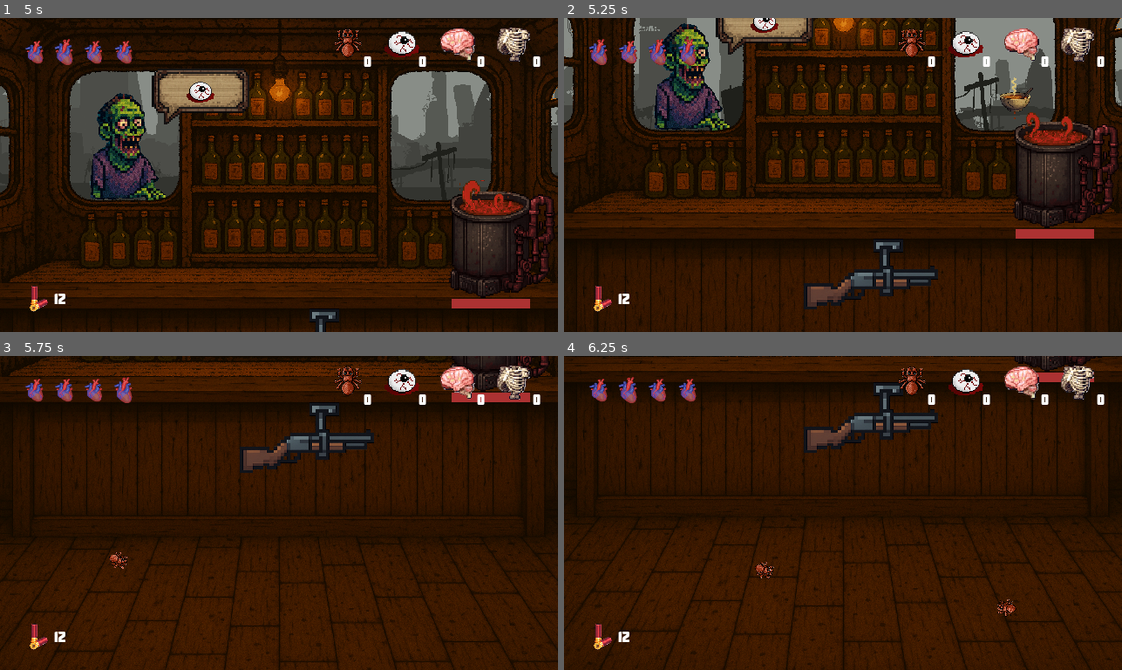
Above: before the commit, frames 1-4 (two rows, left to right).
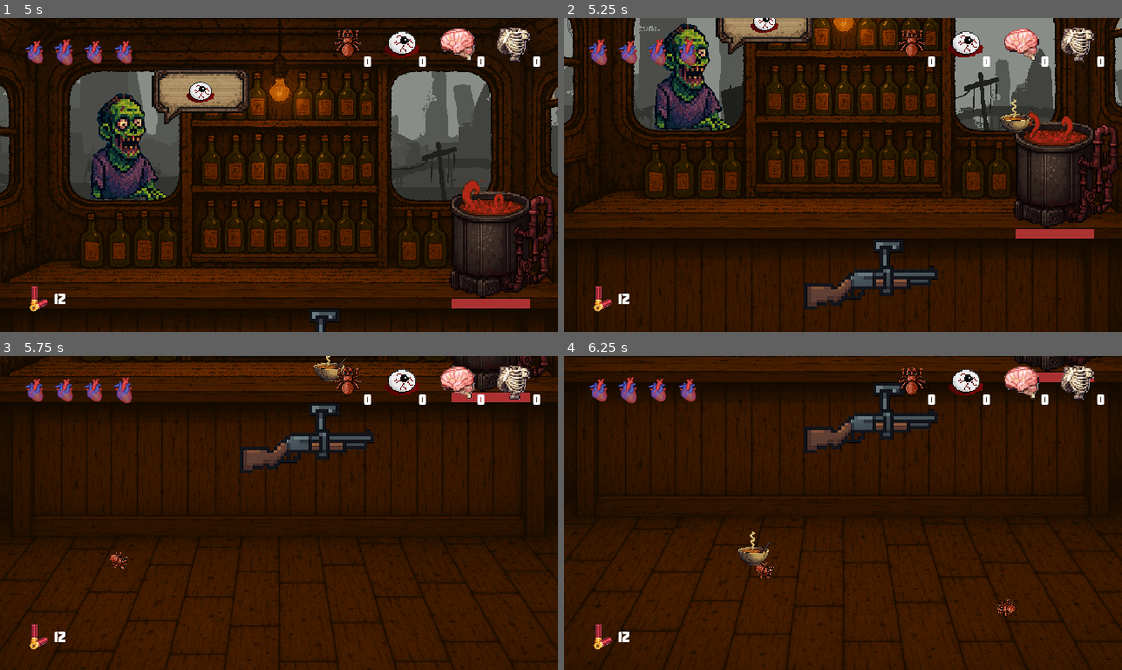
Above: after the commit, the same moments.

Repository: Iaotle/zombie-soup
Game: Godot game, scene res://Scenes/main.tscn
The game is run twice, just before and just after one commit, with the same random seed, the same clock (stepped at 60 frames per second) and the same inputs. Sound files missing from this copy of the repository are replaced by a short silence.
Inputs (mouse positions are in pixels of both pictures, inside the frame that each line leads up to):
- Up to frame 1 (5 s): move the mouse to (401, 159) at 0.52 s; press the mouse at (401, 159) at 0.53 s; release the mouse at (401, 159) at 1.25 s; drag from (167, 190) to (429, 143) at 1.27 s; move the mouse to (334, 105) at 2.02 s; hold Mouse wheel up (scroll_up) 2.03-2.75 s; click (334, 105) at 2.3 s; drag from (251, 237) to (111, 127) at 2.77 s; move the mouse to (446, 222) at 3.52 s; press the mouse at (446, 222) at 3.53 s; release the mouse at (446, 222) at 4.25 s; drag from (111, 127) to (429, 143) at 4.27 s
- Up to frame 2 (5.25 s): move the mouse to (870, 175) at 5.02 s; hold Mouse wheel down (scroll_down) from 5.03 s (still down)
- Up to frame 3 (5.75 s): keep holding Mouse wheel down (scroll_down); click (306, 513) at 5.3 s
- Up to frame 4 (6.25 s): release Mouse wheel down (scroll_down) at 5.75 s; drag from (759, 434) to (731, 528) at 5.77 s

Frame 1 is identical in both runs. In frame 2, 0.5% of the frame differs, in the area x 78-85%, y 18-37%; in frame 3, 0.3%; in frame 4, 0.3%.

Commit message:
rigid body collision

Diff:
--- a/Scenes/bowl.tscn
+++ b/Scenes/bowl.tscn
@@ -1,10 +1,21 @@
-[gd_scene load_steps=3 format=3 uid="uid://c72n2kdgov1d1"]
+[gd_scene load_steps=4 format=3 uid="uid://c72n2kdgov1d1"]
 
+[ext_resource type="Script" uid="uid://c5dsg0yxj8ofe" path="res://src/bowl.gd" id="1_78wkd"]
 [ext_resource type="Texture2D" uid="uid://cw0h64v2sotr0" path="res://Sprites/bowl.png" id="1_mdowk"]
-[ext_resource type="Script" uid="uid://yrntkav6b3j5" path="res://Scenes/bowl.gd" id="2_78wkd"]
 
-[node name="Bowl" type="Sprite2D"]
+[sub_resource type="CapsuleShape2D" id="CapsuleShape2D_78wkd"]
+radius = 11.0
+height = 30.0
+
+[node name="RigidBody2D" type="RigidBody2D" groups=["pickable"]]
+script = ExtResource("1_78wkd")
+
+[node name="Bowl" type="Sprite2D" parent="."]
 scale = Vector2(0.05, 0.05)
 texture = ExtResource("1_mdowk")
 centered = false
-script = ExtResource("2_78wkd")
+
+[node name="CollisionShape2D" type="CollisionShape2D" parent="."]
+position = Vector2(25, 31)
+rotation = 1.5708
+shape = SubResource("CapsuleShape2D_78wkd")
--- a/Scenes/main.gd
+++ b/Scenes/main.gd
@@ -34,6 +34,9 @@
 # Tracks active enemies by window (1 or 2)
 var active_enemies := {}
 
+#drag and drop mechanic
+var held_object = null
+
 func _ready():
 	randomize()
 	# Spawn one enemy in window 1 immediately.
@@ -44,6 +47,18 @@
 	add_child(spawn_timer)
 	spawn_timer.connect("timeout", Callable(self, "_on_delayed_spawn"))
 	spawn_timer.start(5)
+
+
+func _on_pickable_clicked(object):
+	if !held_object:
+		object.pickup()
+		held_object = object
+
+func _unhandled_input(event):
+	if event is InputEventMouseButton and event.button_index == MOUSE_BUTTON_LEFT:
+		if held_object and !event.pressed:
+			held_object.drop(Input.get_last_mouse_velocity())
+			held_object = null
 
 func _on_delayed_spawn():
 	spawn_enemy(2)
@@ -218,3 +233,8 @@
 	var center = get_viewport_rect().size / 2
 	label.position = center - (label.get_size() / 2)
 	add_child(label)
+
+func _on_pot_food_spawned() -> void:
+	for node in get_tree().get_nodes_in_group("pickable"):
+		node.clicked.connect(_on_pickable_clicked)
+		print(node)
--- a/Scenes/main.tscn
+++ b/Scenes/main.tscn
@@ -9,9 +9,15 @@
 [ext_resource type="PackedScene" uid="uid://dve1iy000ntm2" path="res://Scenes/underthecounter.tscn" id="5_kry3j"]
 [ext_resource type="Texture2D" uid="uid://ct1q0vl12ur8f" path="res://Concepts/ChatGPT Image Jun 7, 2025, 05_45_49 PM.png" id="10_6iyac"]
 [ext_resource type="Script" uid="uid://dwmwee0tiggq6" path="res://Scenes/shotgun.gd" id="11_6iyac"]
-[ext_resource type="PackedScene" path="res://Scenes/pot.tscn" id="11_d1ilt"]
+[ext_resource type="PackedScene" uid="uid://cssjkv5rjo6u0" path="res://Scenes/pot.tscn" id="11_d1ilt"]
 [ext_resource type="AudioStream" uid="uid://rwl70l01ib1s" path="res://lasttrain.wav" id="12_6iyac"]
 [ext_resource type="PackedScene" uid="uid://csgmkf5skwp7t" path="res://Scenes/player.tscn" id="13_fdnlq"]
+
+[sub_resource type="RectangleShape2D" id="RectangleShape2D_6iyac"]
+size = Vector2(639, 83.5)
+
+[sub_resource type="RectangleShape2D" id="RectangleShape2D_fdnlq"]
+size = Vector2(316, 115)
 
 [node name="Main" type="Node2D"]
 script = ExtResource("1_d1ilt")
@@ -66,4 +72,34 @@
 volume_db = -2.0
 autoplay = true
 
+[node name="collision" type="Node2D" parent="."]
+
+[node name="counter" type="StaticBody2D" parent="collision"]
+
+[node name="CollisionShape2D" type="CollisionShape2D" parent="collision/counter"]
+position = Vector2(319, 350.5)
+shape = SubResource("RectangleShape2D_6iyac")
+
+[node name="ceilling" type="StaticBody2D" parent="collision"]
+
+[node name="CollisionShape2D" type="CollisionShape2D" parent="collision/ceilling"]
+position = Vector2(321.5, -26.75)
+shape = SubResource("RectangleShape2D_6iyac")
+
+[node name="wall_left" type="StaticBody2D" parent="collision"]
+
+[node name="CollisionShape2D" type="CollisionShape2D" parent="collision/wall_left"]
+position = Vector2(-56, 159)
+rotation = 1.5708
+shape = SubResource("RectangleShape2D_fdnlq")
+
+[node name="wall_right" type="StaticBody2D" parent="collision"]
+
+[node name="CollisionShape2D" type="CollisionShape2D" parent="collision/wall_right"]
+position = Vector2(695, 159)
+rotation = 1.5708
+shape = SubResource("RectangleShape2D_fdnlq")
+
+[connection signal="food_spawned" from="Pot" to="." method="_on_pot_food_spawned"]
+
 [editable path="Player"]
--- a/project.godot
+++ b/project.godot
@@ -46,6 +46,11 @@
 "events": [Object(InputEventKey,"resource_local_to_scene":false,"resource_name":"","device":-1,"window_id":0,"alt_press …(191 unchanged characters)…
 ]
 }
+left_click={
+"deadzone": 0.2,
+"events": [Object(InputEventMouseButton,"resource_local_to_scene":false,"resource_name":"","device":-1,"window_id":0,"alt_pressed":false,"shift_pressed":false,"ctrl_pressed":false,"meta_pressed":false,"button_mask":1,"position":Vector2(109, 12),"global_position":Vector2(118, 60),"factor":1.0,"button_index":1,"canceled":false,"pressed":true,"double_click":false,"script":null)
+]
+}
 
 [rendering]
 
--- /dev/null
+++ b/src/bowl.gd
@@ -0,0 +1,28 @@
+extends RigidBody2D
+
+var content : String
+
+signal clicked
+
+var held = false
+
+func _input(event: InputEvent) -> void:
+	if event.is_action_pressed("left_click"):
+		print("[bowl] clicked")
+		clicked.emit(self)
+
+func _physics_process(delta):
+	if held:
+		global_transform.origin = get_global_mouse_position()
+
+func pickup():
+	if held:
+		return
+	freeze = true
+	held = true
+
+func drop(impulse=Vector2.ZERO):
+	if held:
+		freeze = false
+	apply_central_impulse(impulse)
+	held = false
--- a/src/pot.gd
+++ b/src/pot.gd
@@ -13,6 +13,7 @@
 var has_ant 	= false;
 
 signal content_added
+signal food_spawned
 
 func _ready() -> void:
 	brain_broth.init_receipe("BrainBonesBroth", 5, ["Brain", "Bone"]);
@@ -44,8 +45,8 @@
 func spawn_bowl(content : String):
 	var food = bowl.instantiate()
 	food.content = content
-	print("[POT]", content)
 	add_child(food)
+	emit_signal("food_spawned")
 
 func _on_food_cooked():
 	content_check()
Not shown: 1 places in Scenes/main.tscn that only renumber resources
Not shown, added: src/bowl.gd.uid
